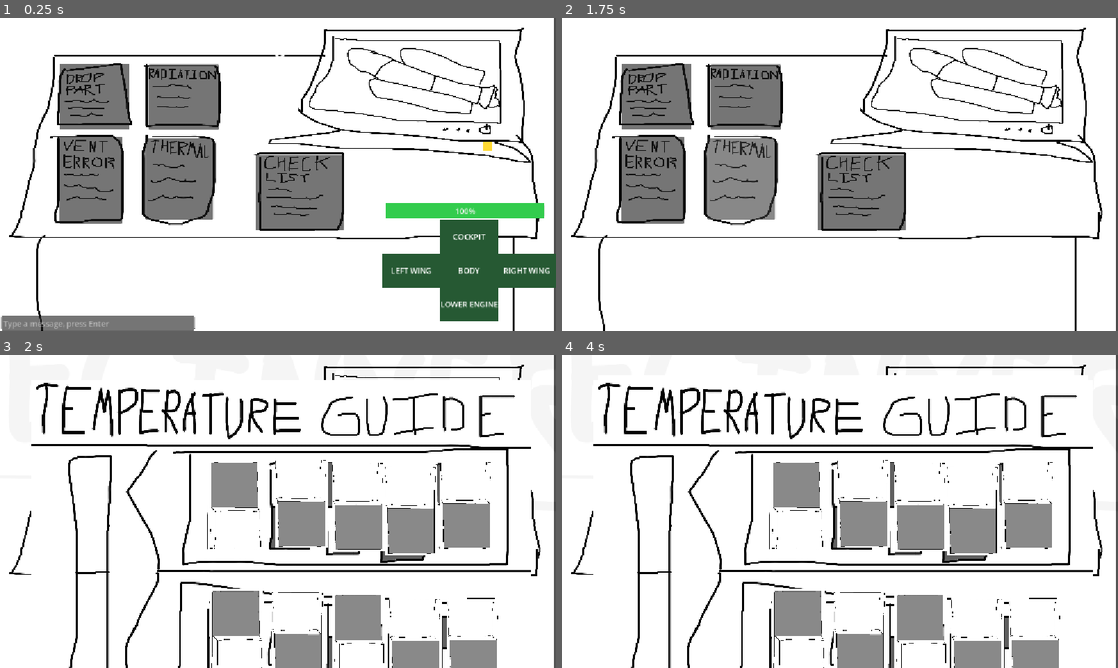
Above: before the commit, frames 1-4 (two rows, left to right).
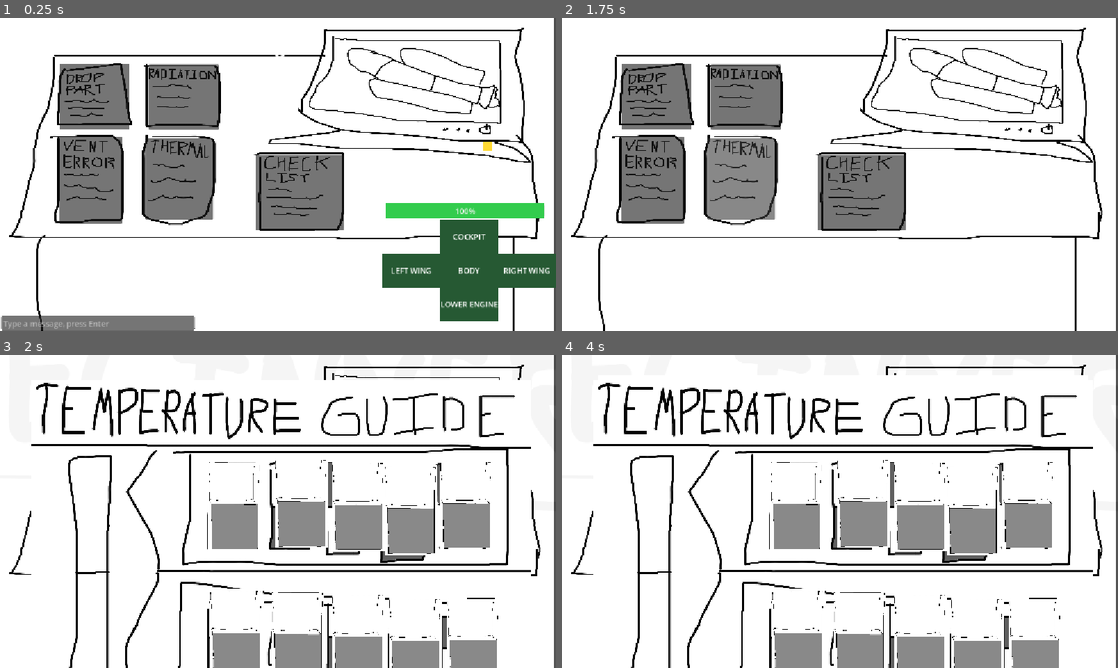
Above: after the commit, the same moments.

Repository: Milkprovidescalcium/game-jam-2026
Game: Godot game, scene res://scenes/ground_control/ground_control_nico.tscn
The game is run twice, just before and just after one commit, with the same random seed, the same clock (stepped at 60 frames per second) and the same inputs. This scene is started directly instead of the project's main scene. The engine's default icon, where the game draws it, is replaced by a stand-in: a white triangle on a blue panel in a dark square.
Inputs (mouse positions are in pixels of both pictures, inside the frame that each line leads up to):
- Up to frame 1 (0.25 s): no input
- Up to frame 2 (1.75 s): click (662, 324) at 0.52 s; type "12" at 0.6 s; click (739, 177) at 1.25 s
- Up to frame 3 (2 s): no input
- Up to frame 4 (4 s): click (745, 433) at 2 s; click (650, 517) at 2.75 s; click (862, 530) at 3.5 s

Frames 1-2 are identical in both runs. In frame 3, 6.2% of the frame differs, in the area x 37-70%, y 34-100%; in frame 4, 6.2%.

Commit message:
added link to random vals on the ship and the ground_control (basically allowed minigames to be created

Diff:
--- a/network/ship_net.gd
+++ b/network/ship_net.gd
@@ -30,9 +30,12 @@
 func reset() -> void:
 	signal_lost = false
 	ground_is_ready = false
+	manual = {}
 
 func is_ground() -> bool:
 	return not multiplayer.is_server()
+
+
 
 # =====================================================
 # CHAT: both players -> the other player
--- a/scenes/ground_control/instructions_node.gd
+++ b/scenes/ground_control/instructions_node.gd
@@ -49,7 +49,30 @@
 
 	add_child(audio_player)
 
-	randomize_from_seed(12345)
+	ShipNet.manual_received.connect(apply_manual)
+	if not ShipNet.manual.is_empty():
+		apply_manual(ShipNet.manual)
+
+func apply_manual(manual: Dictionary) -> void:
+	var vents: Array = manual.get("left_wing", [])        # 3 levels x 3 knobs
+	for lvl in vents.size():
+		for i in vents[lvl].size():
+			knobs.get_child(lvl * vents[lvl].size() + i).rotation_degrees = vents[lvl][i] * 90
+
+	var rad: Array = manual.get("right_wing", [])         # 3 levels x 4 sprites
+	for lvl in rad.size():
+		for i in rad[lvl].size():
+			radiation.get_child(lvl * rad[lvl].size() + i).texture = radiation_textures[rad[lvl][i]]
+
+	var temp: Array = manual.get("lower_engine", [])      # 4 levels x 5 switches
+	for lvl in temp.size():
+		for i in temp[lvl].size():
+			switches.get_child(lvl * temp[lvl].size() + i).rotation_degrees = temp[lvl][i] * 180
+
+	var land: Array = manual.get("cockpit", [])           # 1 level: [x, y]
+	if not land.is_empty():
+		coords.get_child(0).text = str(land[0][0])
+		coords.get_child(1).text = str(land[0][1])
 
 var ORIGINX = 190
 var ORIGINY = 9999
--- a/scenes/rooms/Cockpit/dropping_parts.gd
+++ b/scenes/rooms/Cockpit/dropping_parts.gd
@@ -54,13 +54,13 @@
 func _try_fix() -> void:
 	if not is_broken:
 		return
-		var wanted := ""
-		for value in answer.solution:
-			wanted += str(value)
-			if code_input.text.strip_edges().replace(" ", "") == wanted:
-				repair()
-			else:
-				fail_attempt()   # costs health
-				status_label.text = "WRONG CODE"
-				hint_label.text = WRONG_HINT
-			code_input.clear()
+	var wanted := ""
+	for value in answer.solution:
+		wanted += str(value)
+	if code_input.text.strip_edges().replace(" ", "") == wanted:
+		repair()
+	else:
+		fail_attempt()
+		status_label.text = "WRONG CODE"
+		hint_label.text = WRONG_HINT
+	code_input.clear()
--- a/scenes/rooms/LeftWing/ventilation.gd
+++ b/scenes/rooms/LeftWing/ventilation.gd
@@ -54,13 +54,13 @@
 func _try_fix() -> void:
 	if not is_broken:
 		return
-		var wanted := ""
-		for value in answer.solution:
-			wanted += str(value)
-			if code_input.text.strip_edges().replace(" ", "") == wanted:
-				repair()
-			else:
-				fail_attempt()   # costs health
-				status_label.text = "WRONG CODE"
-				hint_label.text = WRONG_HINT
-			code_input.clear()
+	var wanted := ""
+	for value in answer.solution:
+		wanted += str(value)
+	if code_input.text.strip_edges().replace(" ", "") == wanted:
+		repair()
+	else:
+		fail_attempt()
+		status_label.text = "WRONG CODE"
+		hint_label.text = WRONG_HINT
+	code_input.clear()
--- a/scenes/rooms/LeftWing/ventilation.tscn
+++ b/scenes/rooms/LeftWing/ventilation.tscn
@@ -34,6 +34,7 @@
 color = Color(0.15, 0.35, 0.2, 1)
 
 [node name="NameLabel" type="Label" parent="StatusPanel" unique_id=947876999]
+layout_mode = 0
 offset_left = 16.0
 offset_top = 14.0
 offset_right = 366.0
@@ -42,6 +43,7 @@
 text = "VENTILATION"
 
 [node name="StatusLabel" type="Label" parent="StatusPanel" unique_id=423946139]
+layout_mode = 0
 offset_left = 16.0
 offset_top = 66.0
 offset_right = 366.0
@@ -50,6 +52,7 @@
 text = "OK"
 
 [node name="HintLabel" type="Label" parent="StatusPanel" unique_id=1946837192]
+layout_mode = 0
 offset_left = 16.0
 offset_top = 116.0
 offset_right = 366.0
--- a/scenes/rooms/LowerEngine/temperature.gd
+++ b/scenes/rooms/LowerEngine/temperature.gd
@@ -54,13 +54,13 @@
 func _try_fix() -> void:
 	if not is_broken:
 		return
-		var wanted := ""
-		for value in answer.solution:
-			wanted += str(value)
-			if code_input.text.strip_edges().replace(" ", "") == wanted:
-				repair()
-			else:
-				fail_attempt()   # costs health
-				status_label.text = "WRONG CODE"
-				hint_label.text = WRONG_HINT
-			code_input.clear()
+	var wanted := ""
+	for value in answer.solution:
+		wanted += str(value)
+	if code_input.text.strip_edges().replace(" ", "") == wanted:
+		repair()
+	else:
+		fail_attempt()
+		status_label.text = "WRONG CODE"
+		hint_label.text = WRONG_HINT
+	code_input.clear()
--- a/scenes/rooms/RightWing/radiation.gd
+++ b/scenes/rooms/RightWing/radiation.gd
@@ -54,13 +54,13 @@
 func _try_fix() -> void:
 	if not is_broken:
 		return
-		var wanted := ""
-		for value in answer.solution:
-			wanted += str(value)
-			if code_input.text.strip_edges().replace(" ", "") == wanted:
-				repair()
-			else:
-				fail_attempt()   # costs health
-				status_label.text = "WRONG CODE"
-				hint_label.text = WRONG_HINT
-			code_input.clear()
+	var wanted := ""
+	for value in answer.solution:
+		wanted += str(value)
+	if code_input.text.strip_edges().replace(" ", "") == wanted:
+		repair()
+	else:
+		fail_attempt()
+		status_label.text = "WRONG CODE"
+		hint_label.text = WRONG_HINT
+	code_input.clear()
